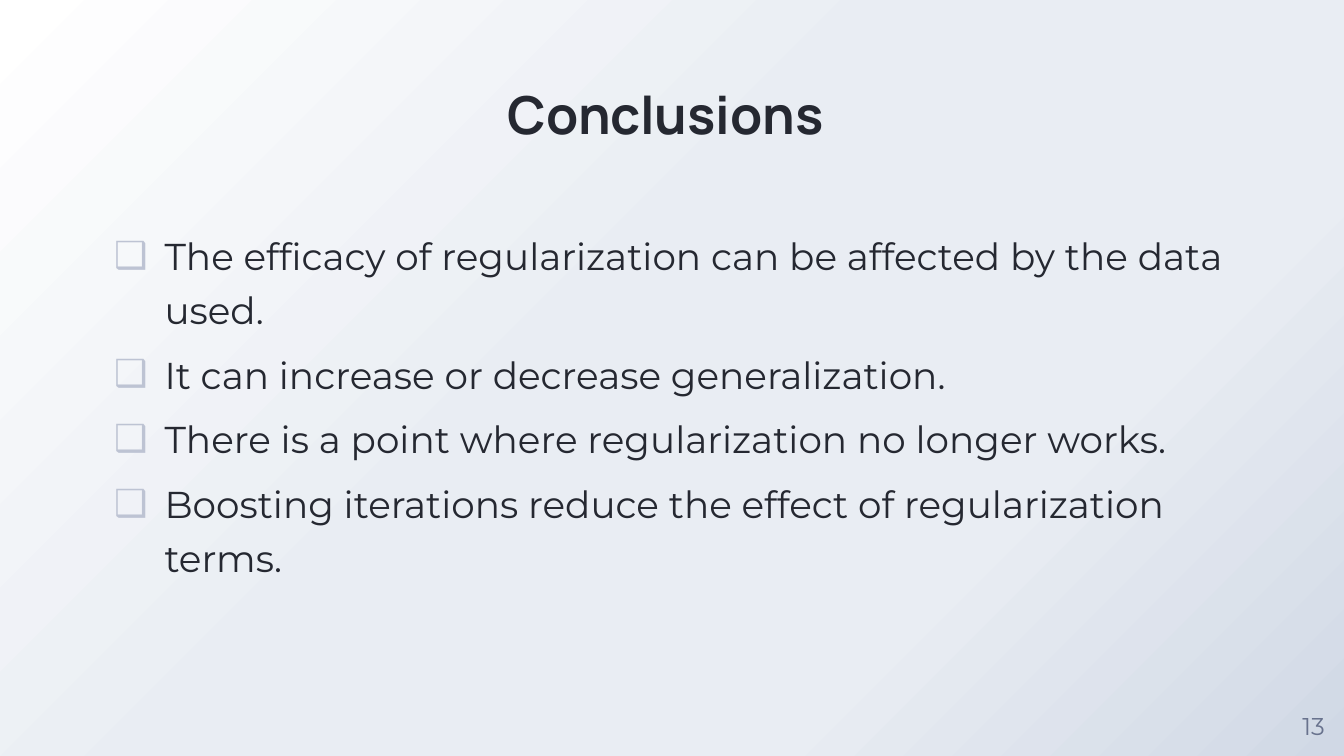
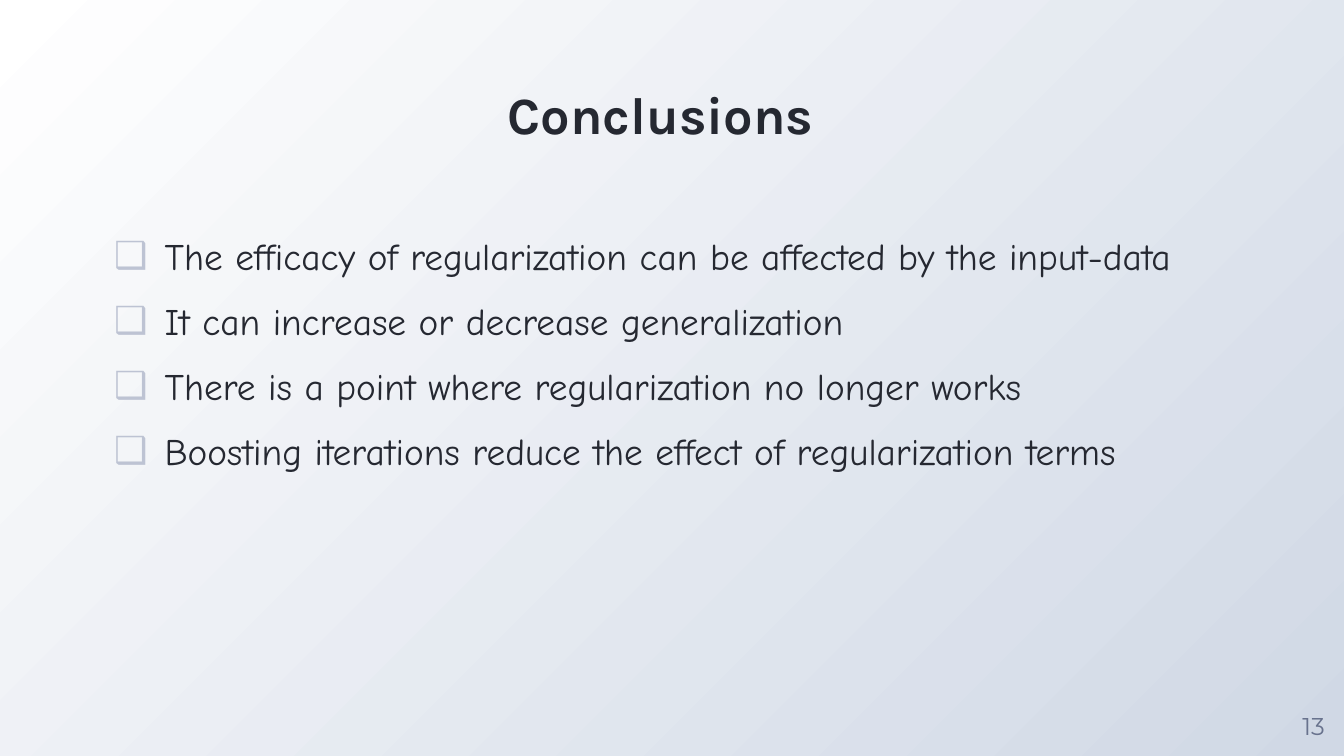
Before and after one commit to whalit/SFML-Project, a slide deck: slide 13 of PPT presentation.pptx. Drawn at 1344x756 pixels with LibreOffice and Linux fonts; fonts in the diff are those of the drawing; background and template pictures are left out. Boxes give left, top, right and bottom in pixels: in the first picture for what was removed or moved away, otherwise in the second. Text is boxed around its words. In the diff, an @@ line names an element or a change of style, - is before the commit and + after.

```diff
--- a/PPT presentation.pptx
+++ b/PPT presentation.pptx
@@ background gradient #FFFFFF to #E9EDF3 to #D0D8E5 to gradient #D0D8E5 to #FFFFFF @@
@@ title "Conclusions" at (508,97,814,135): font Manrope to Karla @@
@@ text at (165,244,1171,472): text changed; font Montserrat to Comic Neue @@
-❑ The efficacy of regularization can be affected by the data used.
-❑ It can increase or decrease generalization.
-❑ There is a point where regularization no longer works.
-❑ Boosting iterations reduce the effect of regularization terms.
+❑ The efficacy of regularization can be affected by the input-data
+❑ It can increase or decrease generalization
+❑ There is a point where regularization no longer works
+❑ Boosting iterations reduce the effect of regularization terms
```
Also in this commit, not shown: 21 other slides changed.
